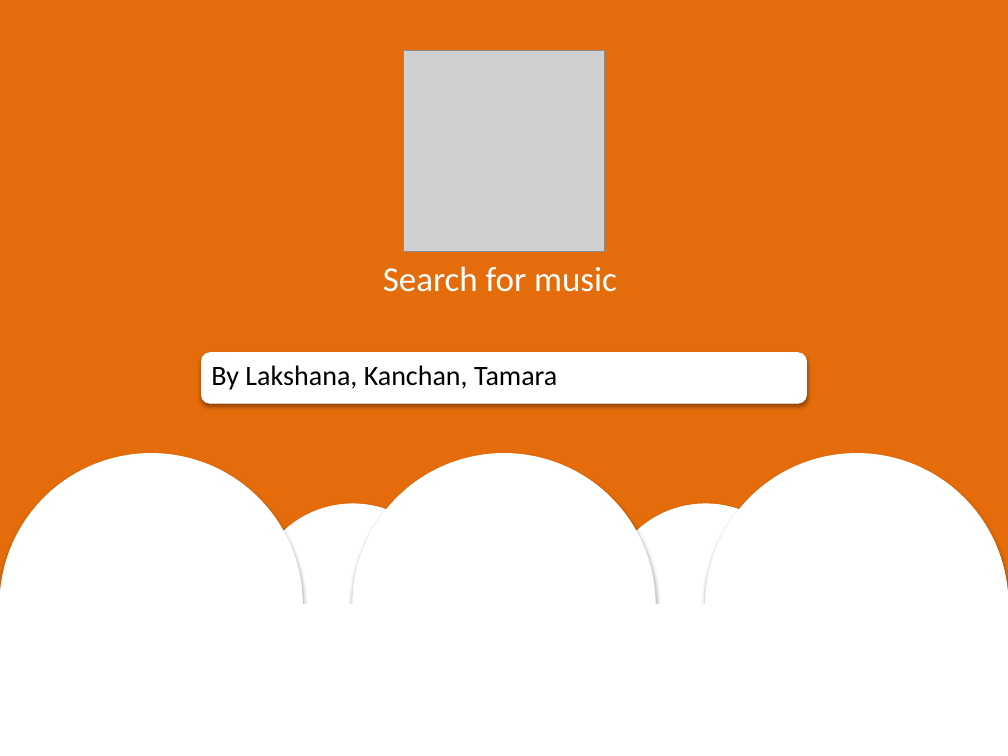
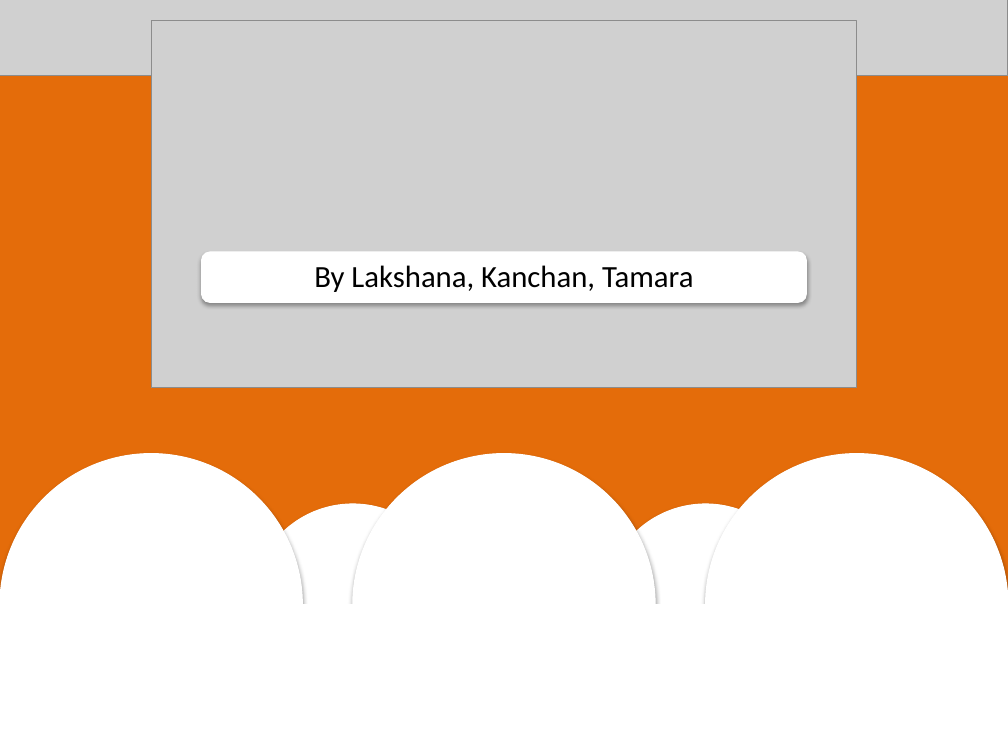
Before and after one commit to LakshanaY2505/ppt_project, a slide deck: slide 1 of Grooveshark.pptx. Drawn at 1008x756 pixels with LibreOffice and Linux fonts; fonts in the diff are those of the drawing; grey boxes stand for pictures. Boxes give left, top, right and bottom in pixels: in the first picture for what was removed or moved away, otherwise in the second. Text is boxed around its words. In the diff, an @@ line names an element or a change of style, - is before the commit and + after.

Commit message:
title slide done, readme edited

```diff
--- a/Grooveshark.pptx
+++ b/Grooveshark.pptx
@@ picture added at (0, 0, 1008, 76) @@
@@ picture added at (151, 20, 857, 388) @@
@@ picture removed at (403, 50, 605, 252) @@
@@ text "By Lakshana, Kanchan, Tamara": place and size @@
-text "By Lakshana, Kanchan, Tamara" at (211, 365, 557, 390)
+text "By Lakshana, Kanchan, Tamara" at (314, 265, 693, 292)
@@ rounded rectangle: place and size @@
-rounded rectangle at (202, 353, 806, 403)
+rounded rectangle at (202, 252, 806, 302)
@@ text "By Lakshana, Kanchan, Tamara" at (314, 265, 693, 292): size 20 to 22 pt; alignment left to centre @@
@@ text removed at (383, 266, 617, 292) @@
-Search for music
```
Also in this commit, not shown: 5 other files.
